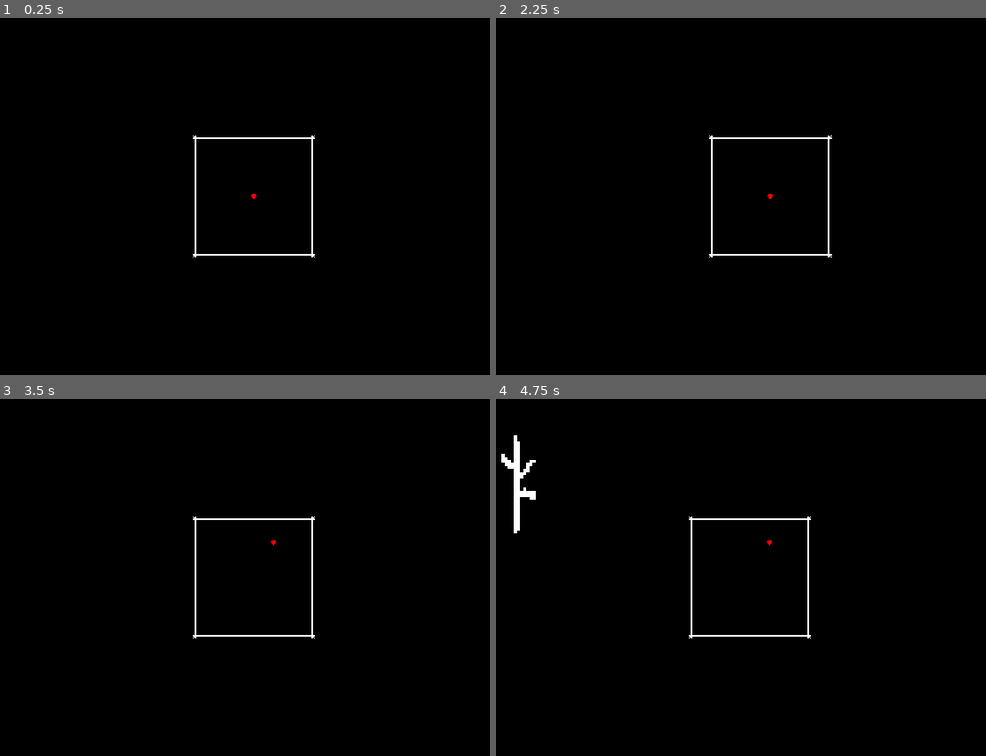
Above: before the commit, frames 1-4 (two rows, left to right).
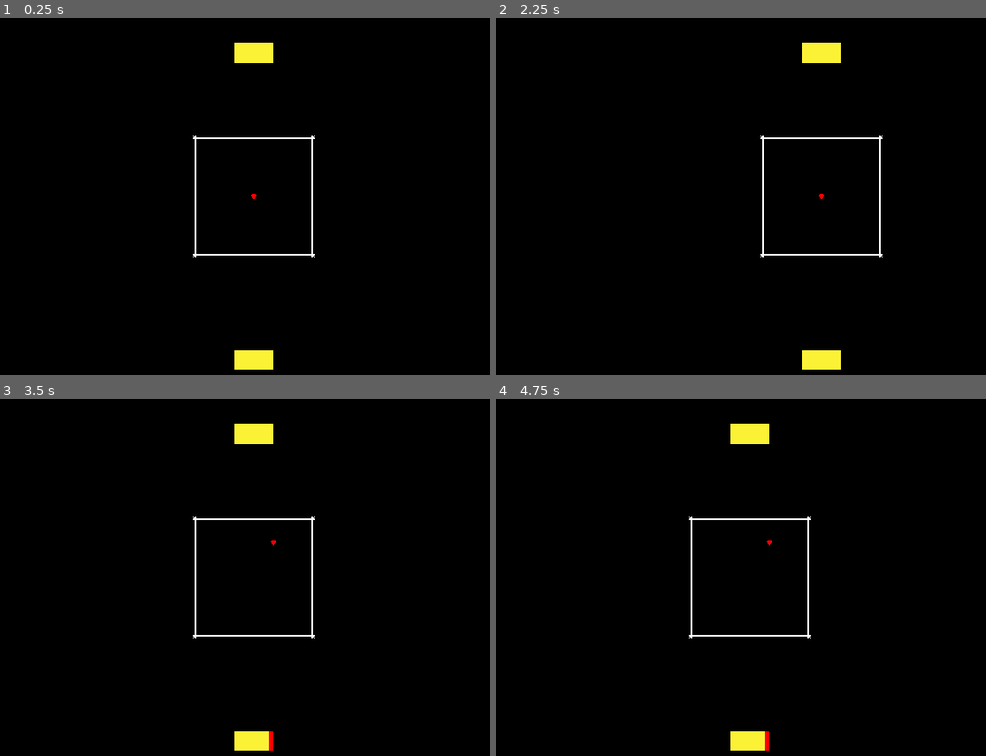
Above: after the commit, the same moments.

Repository: meliyn/be-fighted
Game: Godot game, scene res://src/game.tscn
The game is run twice, just before and just after one commit, with the same random seed, the same clock (stepped at 60 frames per second) and the same inputs. Sound files missing from this copy of the repository are replaced by a short silence.
Inputs (mouse positions are in pixels of both pictures, inside the frame that each line leads up to):
- Up to frame 1 (0.25 s): no input
- Up to frame 2 (2.25 s): tap Enter at 0.5 s; move the mouse to (907, 175) at 0.52 s; press the mouse at (907, 175) at 0.53 s; tap Space at 1.25 s; move the mouse to (608, 217) at 1.27 s; release the mouse at (608, 217) at 1.28 s; click (608, 217) at 1.35 s; move the mouse to (819, 107) at 2.02 s; hold D (control_dodge) from 2.03 s (still down)
- Up to frame 3 (3.5 s): click (323, 488) at 2.3 s; tap Enter at 2.75 s; move the mouse to (220, 656) at 2.77 s; release D (control_dodge) at 2.78 s; click (220, 656) at 2.85 s
- Up to frame 4 (4.75 s): move the mouse to (961, 638) at 3.52 s; press the mouse at (961, 638) at 3.53 s; tap Space at 4.25 s; move the mouse to (535, 516) at 4.27 s; release the mouse at (535, 516) at 4.28 s; tap D (control_dodge) at 4.35 s; click (535, 516) at 4.55 s

The runs differ from the first frame. In frame 1, 0.9% of the frame differs, in the area x 47-56%, y 6-99%; in frame 2, 1.6%, in the area x 43-79%, y 6-99%; in frame 3, 0.9%; in frame 4, 1.4%.

Commit message:
Almost htere

Diff:
--- a/src/game.gd
+++ b/src/game.gd
@@ -1,3 +1,4 @@
+class_name Game
 extends Node2D
 
 const stick_scene = preload("res://src/attacks/stick/stick.tscn")
@@ -5,12 +6,16 @@
 @onready var box: Box = $Box
 @onready var camera: Camera2D = $Camera
 
-var is_dodging = 0
+var _next_attack = 3
+var _attack_elasped = 0
+var is_dodging = false
 var camera_elasped = 0
 var camera_original_position: Vector2
+var hp: int = 100
 
 
 func _ready():
+	Global.game = self
 	camera_original_position = camera.position
 
 
@@ -20,17 +25,28 @@
 		if camera_elasped < 0.125:
 			camera.position.x -= delta * 1000
 		elif camera_elasped < 0.25:
+			pass
+		elif camera_elasped < 0.325:
 			camera.position.x += delta * 1000
 		else:
 			camera.position = camera_original_position
 			is_dodging = false
+	_attack_elasped += delta
+	if _attack_elasped >= _next_attack:
+		Global.play_sound(preload("res://assets/attac2.wav"))
+		if not is_dodging:
+			Global.play_sound(preload("res://assets/atta.wav"))
+			hp -= randi_range(10, 50)
+		_attack_elasped = 0
+		_next_attack = randi_range(5, 20)
 
 
 func _input(event):
 	if event.is_action_pressed("control_attack"):
-		match current_weapon:
-			Global.Weapon.stick:
-				_stick_attack()
+		if not is_dodging:
+			match current_weapon:
+				Global.Weapon.stick:
+					_stick_attack()
 	if event.is_action_pressed("control_dodge"):
 		if not is_dodging:
 			camera_elasped = 0
--- a/src/game.tscn
+++ b/src/game.tscn
@@ -1,10 +1,12 @@
-[gd_scene load_steps=6 format=3 uid="uid://ci3cn3nvoelju"]
+[gd_scene load_steps=8 format=3 uid="uid://ci3cn3nvoelju"]
 
 [ext_resource type="PackedScene" uid="uid://koxagpwtthnh" path="res://src/box/box.tscn" id="1_qgqvl"]
 [ext_resource type="Script" path="res://src/game.gd" id="1_rykdu"]
 [ext_resource type="PackedScene" uid="uid://b1akc0nvhdo08" path="res://src/soul/soul.tscn" id="3_c15fn"]
 [ext_resource type="AudioStream" uid="uid://doyg75bpjqme0" path="res://assets/undertale-au-glitchtale-remix-true-love-frisks-genocide-theme-by-kirian.mp3" id="4_7eijg"]
 [ext_resource type="Script" path="res://src/music.gd" id="5_xeq53"]
+[ext_resource type="PackedScene" uid="uid://cac7lrlr7mqhj" path="res://src/soul/soul_hp_bar.tscn" id="6_5pbqc"]
+[ext_resource type="PackedScene" uid="uid://cqelej0difkev" path="res://src/player_hp_bar.tscn" id="7_ct2sd"]
 
 [node name="Game" type="Node2D"]
 script = ExtResource("1_rykdu")
@@ -28,3 +30,11 @@
 stream = ExtResource("4_7eijg")
 autoplay = true
 script = ExtResource("5_xeq53")
+
+[node name="SoulHPBar" parent="." instance=ExtResource("6_5pbqc")]
+
+[node name="PlayerHPBar" parent="." instance=ExtResource("7_ct2sd")]
+offset_left = -32.0
+offset_top = 250.0
+offset_right = 32.0
+offset_bottom = 282.0
--- a/src/global.gd
+++ b/src/global.gd
@@ -3,3 +3,12 @@
 enum Weapon { stick }
 
 var soul: Soul
+var game: Game
+
+
+func play_sound(stream: AudioStream):
+	var audio_player = AudioStreamPlayer.new()
+	add_child(audio_player)
+	audio_player.stream = stream
+	audio_player.play()
+	audio_player.finished.connect(func(): audio_player.queue_free())
--- /dev/null
+++ b/src/player_hp_bar.gd
@@ -0,0 +1,6 @@
+extends TextureProgressBar
+
+
+func _process(_delta):
+	value = Global.game.hp
+	print(Global.game.hp)
--- /dev/null
+++ b/src/player_hp_bar.tscn
@@ -0,0 +1,13 @@
+[gd_scene load_steps=4 format=3 uid="uid://cqelej0difkev"]
+
+[ext_resource type="Texture2D" uid="uid://b7t4a32vlorks" path="res://assets/progress_1.png" id="1_cioy2"]
+[ext_resource type="Texture2D" uid="uid://c2exdmnyg2nfi" path="res://assets/progress_2.png" id="2_70vb4"]
+[ext_resource type="Script" path="res://src/player_hp_bar.gd" id="3_4eaow"]
+
+[node name="PlayerHPBar" type="TextureProgressBar"]
+offset_right = 64.0
+offset_bottom = 32.0
+value = 50.0
+texture_under = ExtResource("1_cioy2")
+texture_progress = ExtResource("2_70vb4")
+script = ExtResource("3_4eaow")
--- a/src/soul/soul.gd
+++ b/src/soul/soul.gd
@@ -1,7 +1,7 @@
 class_name Soul
 extends CharacterBody2D
 
-signal hit(damage: float)
+signal hit(damage: int)
 
 const SPEED = 300.0
 var hp: int = 20
@@ -51,5 +51,6 @@
 
 func _on_hit(damage: int):
 	if invincibility_time <= 0:
+		Global.play_sound(preload("res://assets/hurt.wav"))
 		hp -= damage
-		invincibility_time = 1
+		invincibility_time = 0.5
--- /dev/null
+++ b/src/soul/soul_hp_bar.gd
@@ -0,0 +1,5 @@
+extends TextureProgressBar
+
+
+func _process(_delta):
+	value = Global.soul.hp
--- /dev/null
+++ b/src/soul/soul_hp_bar.tscn
@@ -0,0 +1,23 @@
+[gd_scene load_steps=4 format=3 uid="uid://cac7lrlr7mqhj"]
+
+[ext_resource type="Texture2D" uid="uid://b7t4a32vlorks" path="res://assets/progress_1.png" id="1_ddh0p"]
+[ext_resource type="Texture2D" uid="uid://c2exdmnyg2nfi" path="res://assets/progress_2.png" id="2_vawfa"]
+[ext_resource type="Script" path="res://src/soul/soul_hp_bar.gd" id="3_6cvaf"]
+
+[node name="SoulHPBar" type="TextureProgressBar"]
+anchors_preset = 8
+anchor_left = 0.5
+anchor_top = 0.5
+anchor_right = 0.5
+anchor_bottom = 0.5
+offset_left = -32.0
+offset_top = -250.0
+offset_right = 32.0
+offset_bottom = -218.0
+grow_horizontal = 2
+grow_vertical = 2
+max_value = 20.0
+value = 10.0
+texture_under = ExtResource("1_ddh0p")
+texture_progress = ExtResource("2_vawfa")
+script = ExtResource("3_6cvaf")
Not shown, added: assets/atta.wav.import
Not shown, added: assets/attac2.wav.import
Not shown, added: assets/hurt.wav.import
Binary file added: assets/progress_1.png
Not shown, added: assets/progress_1.png.import
Binary file added: assets/progress_2.png
Not shown, added: assets/progress_2.png.import
Not shown, added: assets/undertale-determination-by-toby-fox.mp3.import
Not shown, added: assets/atta.wav
Not shown, added: assets/attac2.wav
Not shown, added: assets/hurt.wav
Not shown, added: assets/progress.pxo
(and 1 more such lines)
